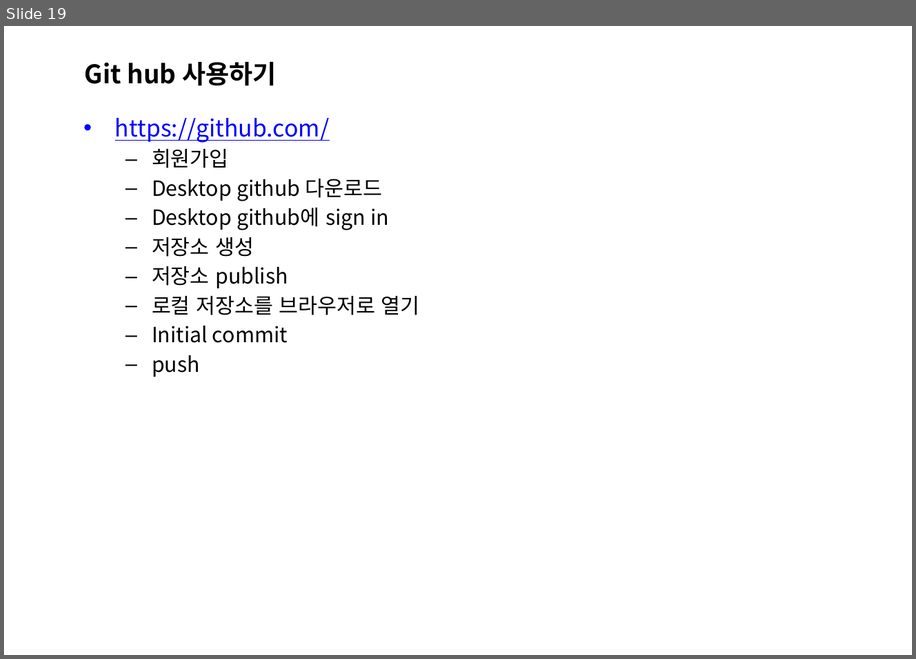
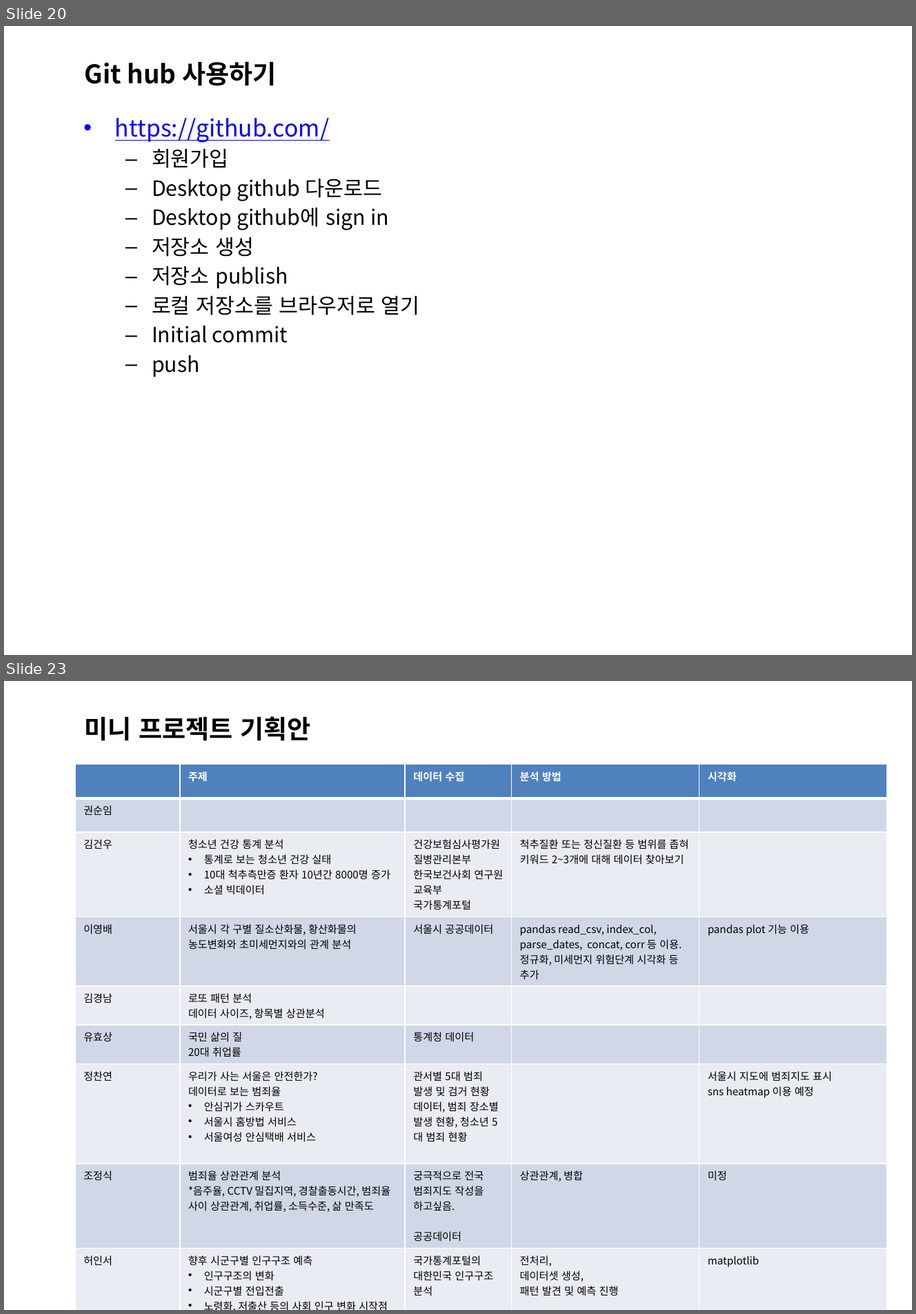
Before and after one commit to sulheebaek/DAPython, a slide deck: 한2018_파이썬을 활용한 데이터 분석_강의개요.pptx. Shown one above the other, each under a label of ours: slide 19 before the commit, slides 20 and 23 after it; the slides between them are not shown. The pictures are 916x659 and 916x1314 pixels, drawn with LibreOffice and Linux fonts; fonts in the diff are those of the drawing; background and template pictures are left out. Boxes give left, top, right and bottom in pixels: in the first picture for what was removed or moved away, otherwise in the second. Text is boxed around its words. In the diff, an @@ line names an element or a change of style, - is before the commit and + after.

```diff
--- a/한2018_파이썬을 활용한 데이터 분석_강의개요.pptx
+++ b/한2018_파이썬을 활용한 데이터 분석_강의개요.pptx
@@ slide 23 added at (4, 681, 912, 1310), background picture (left out) @@
@@ title added at (85, 716, 310, 741), 22 pt, text #000000, bold @@
+미니 프로젝트 기획안
@@ table added at (75, 764, 888, 1299), 9 rows, 5 columns @@
+ | 주제 | 데이터 수집 | 분석 방법 | 시각화
+권순임 |  |  |  | 
+김건우 | 청소년 건강 통계 분석 / 통계로 보는 청소년 건강 실태 / 10대 척추측만증 환자 10년간 8000명 증가 / 소셜 빅데이터 | 건강보험심사평가원 / 질병관리본부 / 한국보건사회 연구원 / 교육부 / 국가통계포털 | 척추질환 또는 정신질환 등 범위를 좁혀 키워드 2~3개에 대해 데이터 찾아보기 | 
+이영배 | 서울시 각 구별 질소산화물, 황산화물의 농도변화와 초미세먼지와의 관계 분석 | 서울시 공공데이터 | pandas read_csv, index_col, parse_dates, concat, corr 등 이용. / 정규화, 미세먼지 위험단계 시각화 등 추가 | pandas plot 기능 이용
+김경남 | 로또 패턴 분석 / 데이터 사이즈, 항목별 상관분석 |  |  | 
+유효상 | 국민 삶의 질 / 20대 취업률 | 통계청 데이터 |  | 
+정찬연 | 우리가 사는 서울은 안전한가? / 데이터로 보는 범죄율 / 안심귀가 스카우트 / 서울시 홈방법 서비스 / 서울여성 안심택배 서비스 | 관서별 5대 범죄 발생 및 검거 현황 데이터, 범죄 장소별 발생 현황, 청소년 5대 범죄 현황 |  | 서울시 지도에 범죄지도 표시 / sns heatmap 이용 예정
+조정식 | 범죄율 상관관계 분석 / *음주율, CCTV 밀집지역, 경찰출동시간, 범죄율 사이 상관관계, 취업률, 소득수준, 삶 만족도 | 궁극적으로 전국 범죄지도 작성을 하고싶음. / 공공데이터 | 상관관계, 병합 | 미정
+허인서 | 향후 시군구별 인구구조 예측 / 인구구조의 변화 / 시군구별 전입전출 / 노령화, 저출산 등의 사회 인구 변화 시작점 확인 | 국가통계포털의 대한민국 인구구조 분석 | 전처리, / 데이터셋 생성, / 패턴 발견 및 예측 진행 | matplotlib
@@ what was slide 19 is now slide 20 @@
```
Also in this commit, not shown: 1 slide changed, 3 other slides added.
